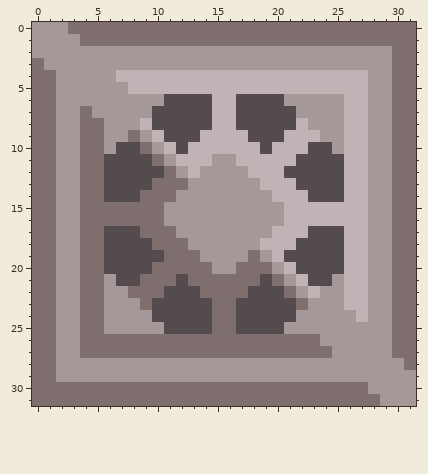
File history of a pixel-art sprite, sprites/blocks/Drills/Thumper.png. The picture above was drawn from the file before the commit.
The file is 32x32 pixels.
The same view after the edit:
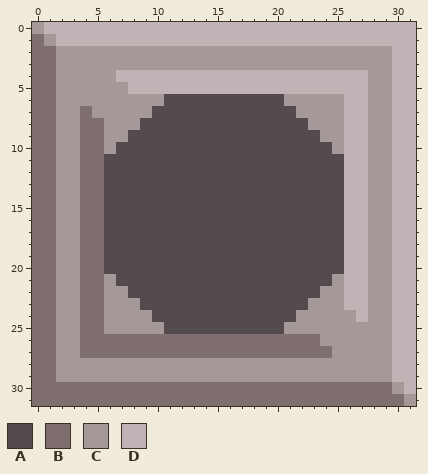
Palette (. is transparent): A #534b4d  B #7f6e6e  C #a49899  D #c1b2b5
The exact change:
{"y":0,"x":1,"old":"CCBBBBBBBBBBBBBBBBBBBBBBBBBBBBB","new":"DDDDDDDDDDDDDDDDDDDDDDDDDDDDDDD"}
{"y":1,"x":0,"old":"C","new":"B"}
{"y":1,"x":2,"old":"CCBBBBBBBBBBBBBBBBBBBBBBBBBBBB","new":"DDDDDDDDDDDDDDDDDDDDDDDDDDDDDD"}
{"y":2,"x":0,"old":"CC","new":"BB"}
{"y":2,"x":30,"old":"BB","new":"DD"}
{"y":3,"x":1,"old":"C","new":"B"}
{"y":3,"x":30,"old":"BB","new":"DD"}
{"y":4,"x":30,"old":"BB","new":"DD"}
{"y":5,"x":30,"old":"BB","new":"DD"}
{"y":6,"x":15,"old":"DD","new":"AA"}
{"y":6,"x":30,"old":"BB","new":"DD"}
{"y":7,"x":15,"old":"DD","new":"AA"}
{"y":7,"x":30,"old":"BB","new":"DD"}
{"y":8,"x":9,"old":"D","new":"A"}
{"y":8,"x":15,"old":"DD","new":"AA"}
{"y":8,"x":22,"old":"D","new":"A"}
{"y":8,"x":30,"old":"BB","new":"DD"}
{"y":9,"x":8,"old":"BCD","new":"AAA"}
{"y":9,"x":14,"old":"DDDD","new":"AAAA"}
{"y":9,"x":21,"old":"DDD","new":"AAA"}
{"y":9,"x":30,"old":"BB","new":"DD"}
{"y":10,"x":9,"old":"BCD","new":"AAA"}
{"y":10,"x":13,"old":"DDDDDD","new":"AAAAAA"}
{"y":10,"x":20,"old":"DDD","new":"AAA"}
{"y":10,"x":30,"old":"BB","new":"DD"}
{"y":11,"x":10,"old":"BCDDDCCDDDDD","new":"AAAAAAAAAAAA"}
{"y":11,"x":30,"old":"BB","new":"DD"}
{"y":12,"x":11,"old":"BCDCCCCDDD","new":"AAAAAAAAAA"}
{"y":12,"x":30,"old":"BB","new":"DD"}
{"y":13,"x":10,"old":"BBBCCCCCCDDD","new":"AAAAAAAAAAAA"}
{"y":13,"x":30,"old":"BB","new":"DD"}
{"y":14,"x":9,"old":"BBBCCCCCCCCDDD","new":"AAAAAAAAAAAAAA"}
{"y":14,"x":30,"old":"BB","new":"DD"}
{"y":15,"x":6,"old":"BBBBBCCCCCCCCCCDDDDD","new":"AAAAAAAAAAAAAAAAAAAA"}
{"y":15,"x":30,"old":"BB","new":"DD"}
{"y":16,"x":6,"old":"BBBBBCCCCCCCCCCDDDDD","new":"AAAAAAAAAAAAAAAAAAAA"}
{"y":16,"x":30,"old":"BB","new":"DD"}
{"y":17,"x":9,"old":"BBBCCCCCCCCDDD","new":"AAAAAAAAAAAAAA"}
{"y":17,"x":30,"old":"BB","new":"DD"}
{"y":18,"x":10,"old":"BBBCCCCCCDDD","new":"AAAAAAAAAAAA"}
{"y":18,"x":30,"old":"BB","new":"DD"}
{"y":19,"x":11,"old":"BBBCCCCBCD","new":"AAAAAAAAAA"}
{"y":19,"x":30,"old":"BB","new":"DD"}
{"y":20,"x":10,"old":"BBBBBCCBBBCD","new":"AAAAAAAAAAAA"}
{"y":20,"x":30,"old":"BB","new":"DD"}
{"y":21,"x":9,"old":"BBB","new":"AAA"}
{"y":21,"x":13,"old":"BBBBBB","new":"AAAAAA"}
{"y":21,"x":20,"old":"BCD","new":"AAA"}
{"y":21,"x":30,"old":"BB","new":"DD"}
{"y":22,"x":8,"old":"BBB","new":"AAA"}
{"y":22,"x":14,"old":"BBBB","new":"AAAA"}
{"y":22,"x":21,"old":"BCD","new":"AAA"}
{"y":22,"x":30,"old":"BB","new":"DD"}
{"y":23,"x":9,"old":"B","new":"A"}
{"y":23,"x":15,"old":"BB","new":"AA"}
{"y":23,"x":22,"old":"B","new":"A"}
{"y":23,"x":30,"old":"BB","new":"DD"}
{"y":24,"x":15,"old":"BB","new":"AA"}
{"y":24,"x":30,"old":"BB","new":"DD"}
{"y":25,"x":15,"old":"BB","new":"AA"}
{"y":25,"x":30,"old":"BB","new":"DD"}
{"y":26,"x":30,"old":"BB","new":"DD"}
{"y":27,"x":30,"old":"BB","new":"DD"}
{"y":28,"x":30,"old":"CB","new":"DD"}
{"y":29,"x":30,"old":"CC","new":"DD"}
{"y":30,"x":28,"old":"CC","new":"BB"}
{"y":30,"x":31,"old":"C","new":"D"}
{"y":31,"x":29,"old":"CC","new":"BB"}
{"label":"changed","picture_box":[32,22,416,406]}
